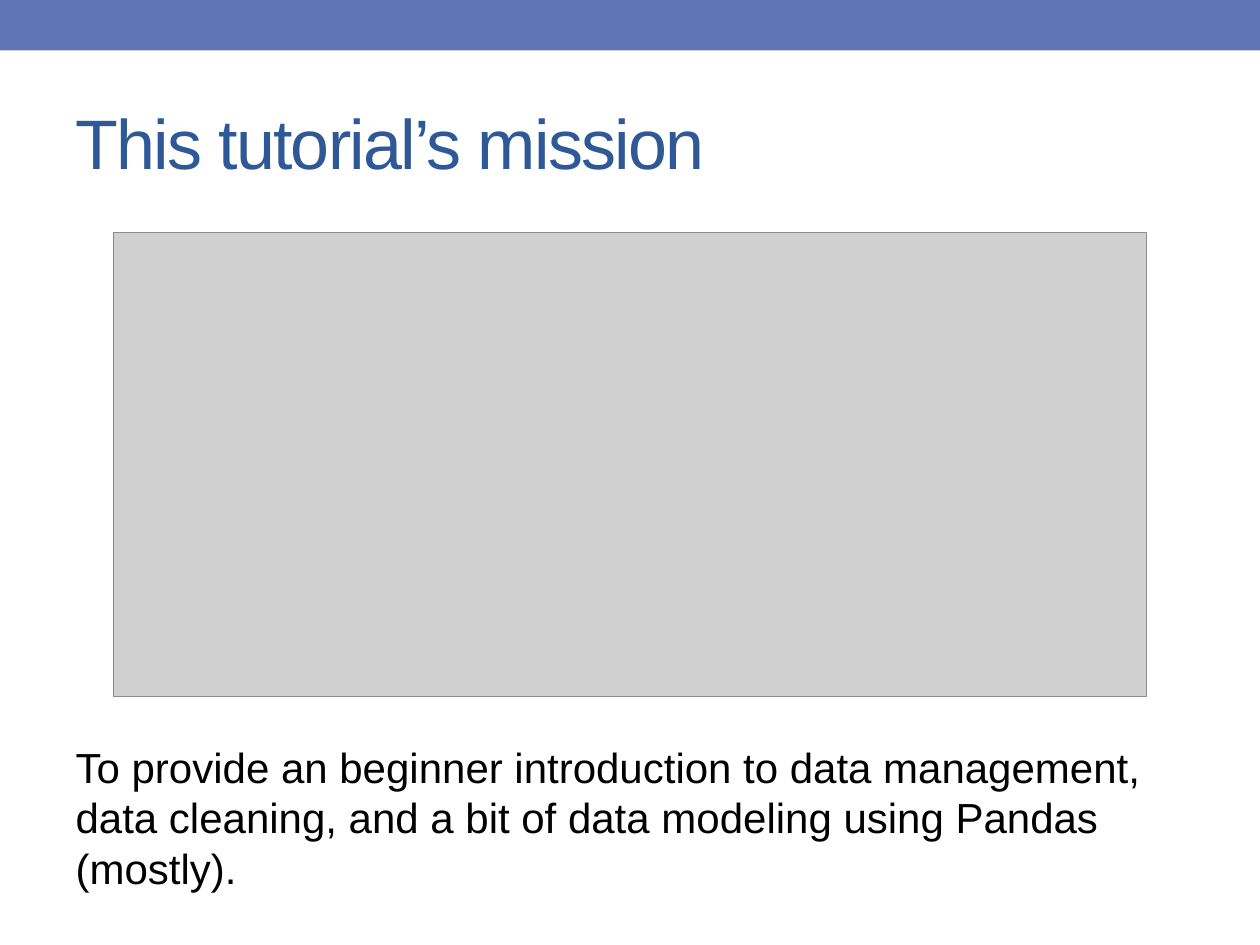
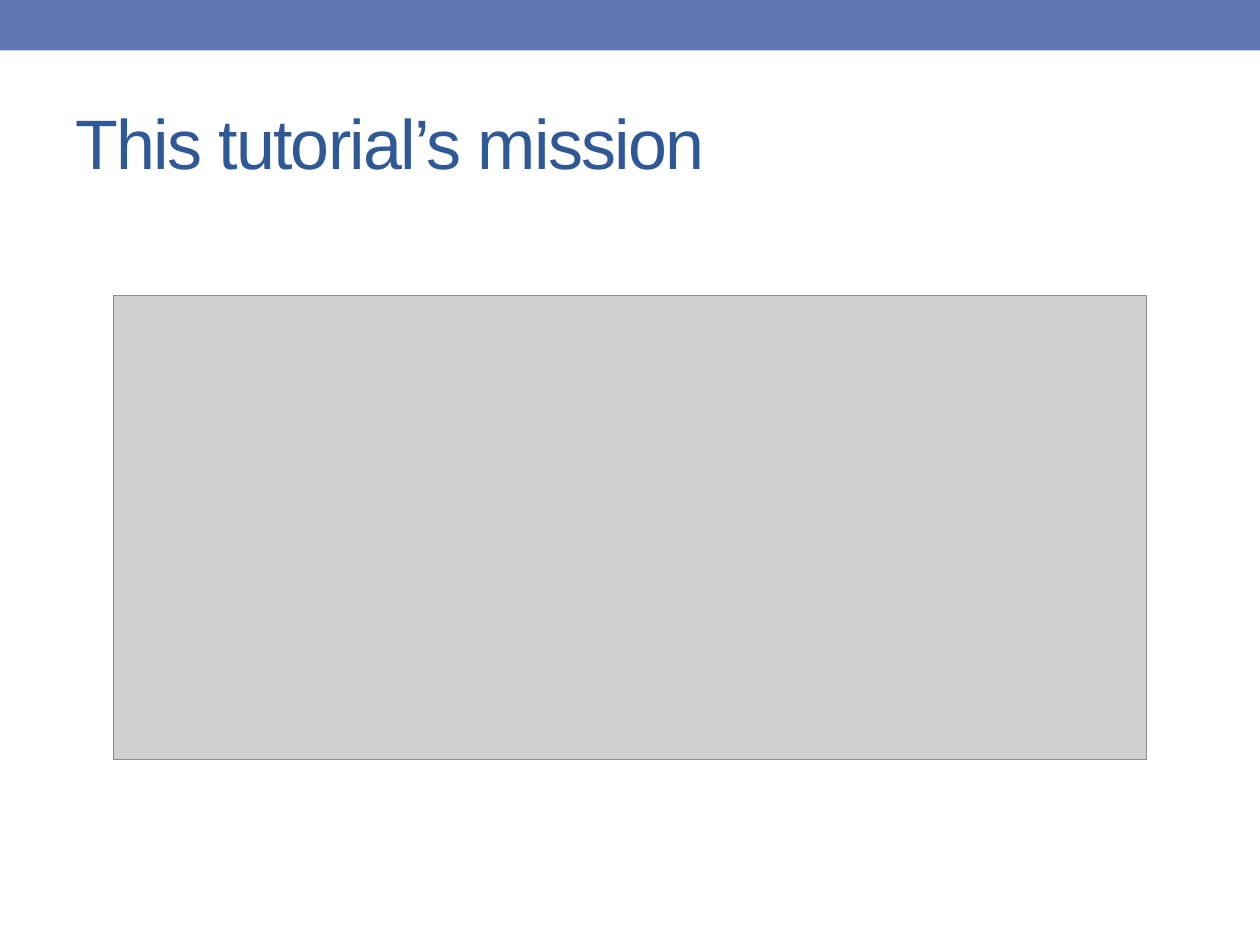
Before and after one commit to jonathanrocher/pandas_tutorial, a slide deck: slide 6 of intro_scipy2016_pandas_tutorial.pptx (slide 5 before the commit). Drawn at 1260x945 pixels with LibreOffice and Linux fonts; fonts in the diff are those of the drawing; grey boxes stand for pictures; background and template pictures are left out. Boxes give left, top, right and bottom in pixels: in the first picture for what was removed or moved away, otherwise in the second. Text is boxed around its words. In the diff, an @@ line names an element or a change of style, - is before the commit and + after.

```diff
--- a/intro_scipy2016_pandas_tutorial.pptx
+++ b/intro_scipy2016_pandas_tutorial.pptx
@@ picture moved from (x1=113, y1=233, x2=1145, y2=697) to (x1=113, y1=296, x2=1145, y2=760) @@
@@ text removed at (x1=76, y1=752, x2=1140, y2=892) @@
-To provide an beginner introduction to data management, data cleaning, and a bit of data modeling using Pandas (mostly).
```
Also in this commit, not shown: 4 other slides changed.
